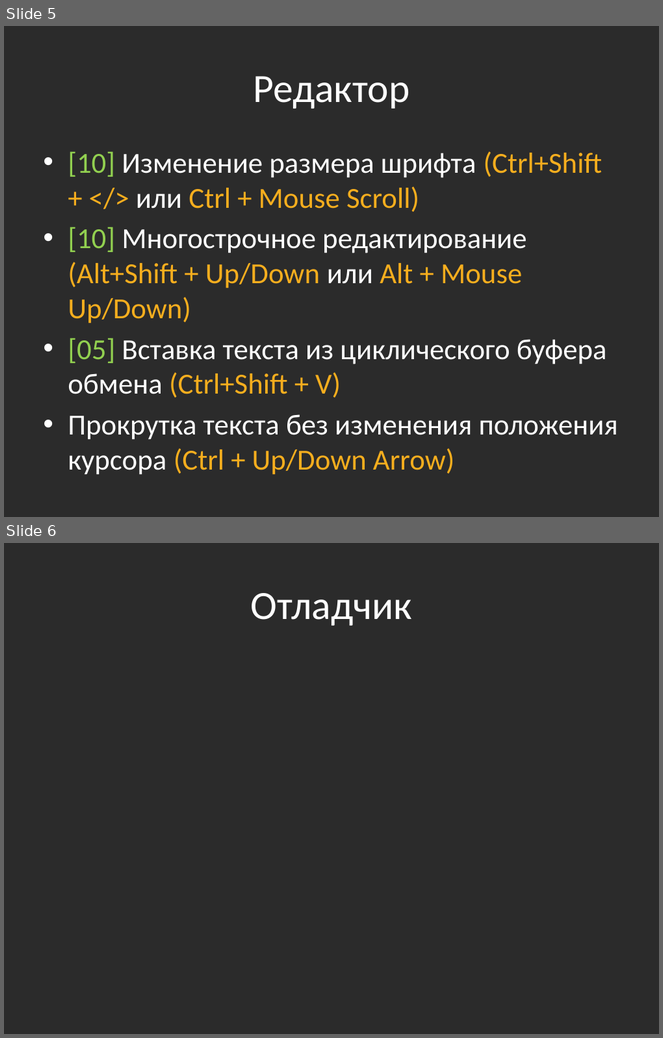
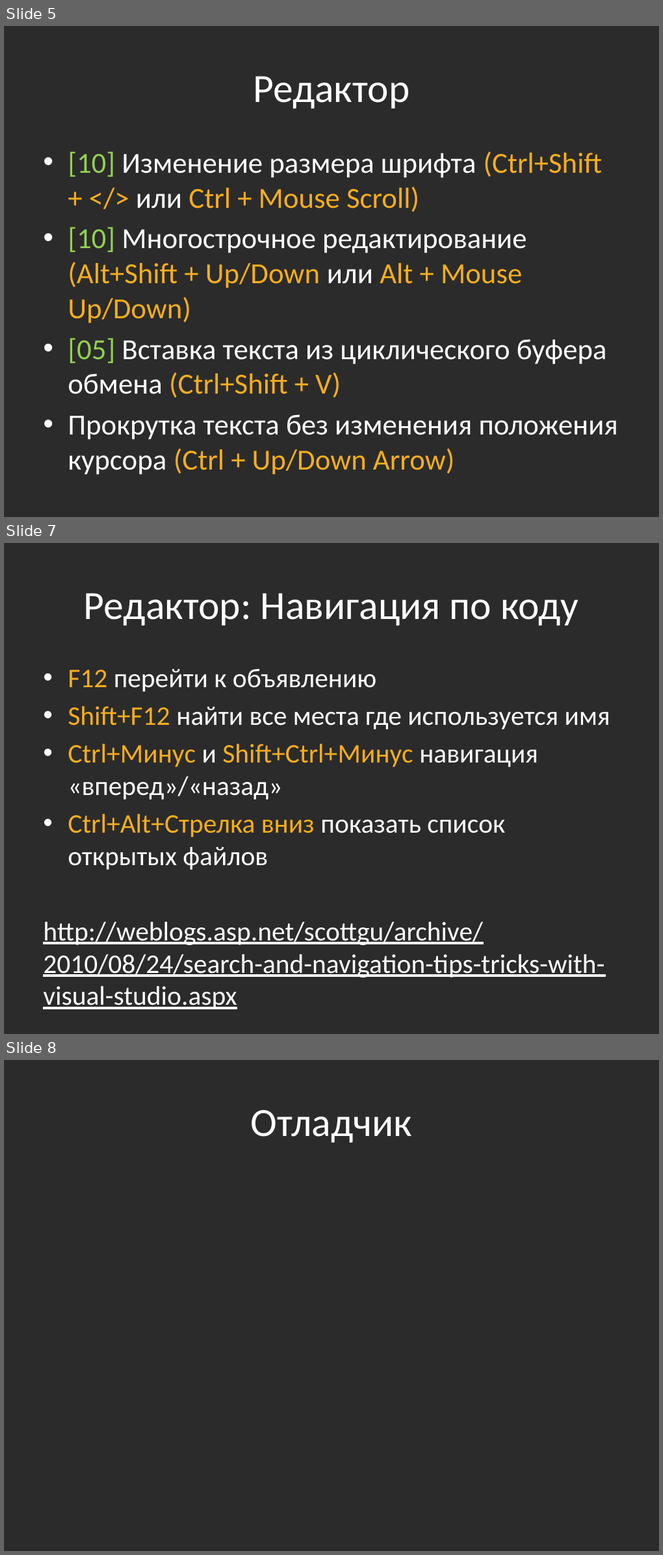
Before and after one commit to bazile/Training, a slide deck: Presentation/visual-studio.pptx. Shown one above the other, each under a label of ours: slides 5 and 6 before the commit, slides 5, 7 and 8 after it; the slides between them are not shown. The pictures are 663x1038 and 663x1555 pixels, drawn with LibreOffice and Linux fonts; fonts in the diff are those of the drawing; background and template pictures are left out; a plain dark background stands for a picture behind light text. Boxes give left, top, right and bottom in pixels: in the first picture for what was removed or moved away, otherwise in the second. Text is boxed around its words. In the diff, an @@ line names an element or a change of style, - is before the commit and + after.

```diff
--- a/Presentation/visual-studio.pptx
+++ b/Presentation/visual-studio.pptx
@@ slide 7 added at [4, 543, 659, 1034], background picture (left out) @@
@@ title added at [84, 593, 579, 626], 44 pt, text #FFFFFF @@
+Редактор: Навигация по коду
@@ text added at [43, 669, 610, 978], 29.6 pt, text #FFFFFF @@
+• F12 перейти к объявлению
+• Shift+F12 найти все места где используется имя
+• Ctrl+Минус и Shift+Ctrl+Минус навигация «вперед»/«назад»
+• Ctrl+Alt+Стрелка вниз показать список открытых файлов
+http://weblogs.asp.net/scottgu/archive/2010/08/24/search-and-navigation-tips-tricks-with-visual-studio.aspx
@@ what was slide 6 is now slide 8 @@
```
Also in this commit, not shown: 1 other slide added, 1 other file.
